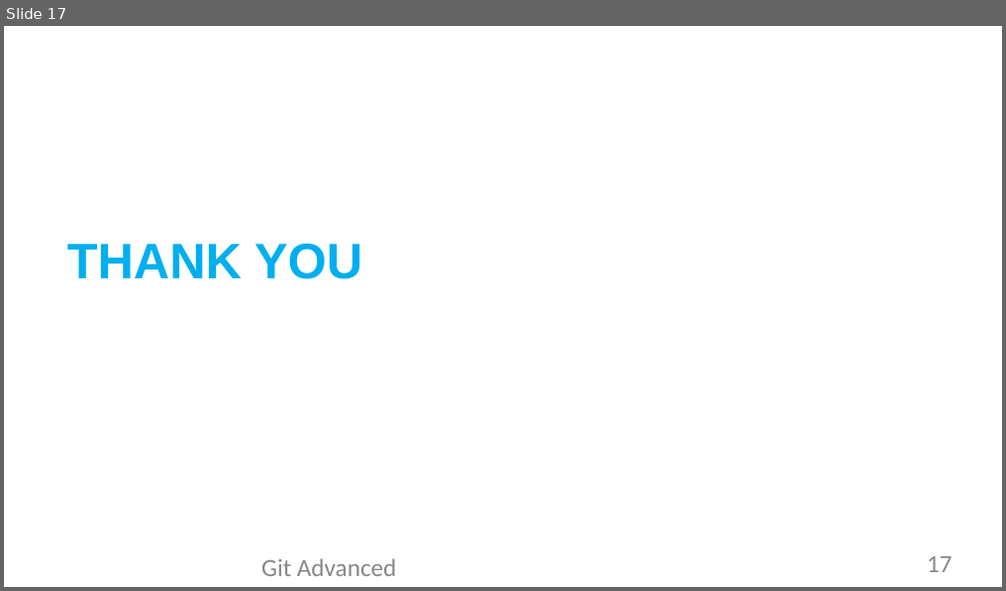
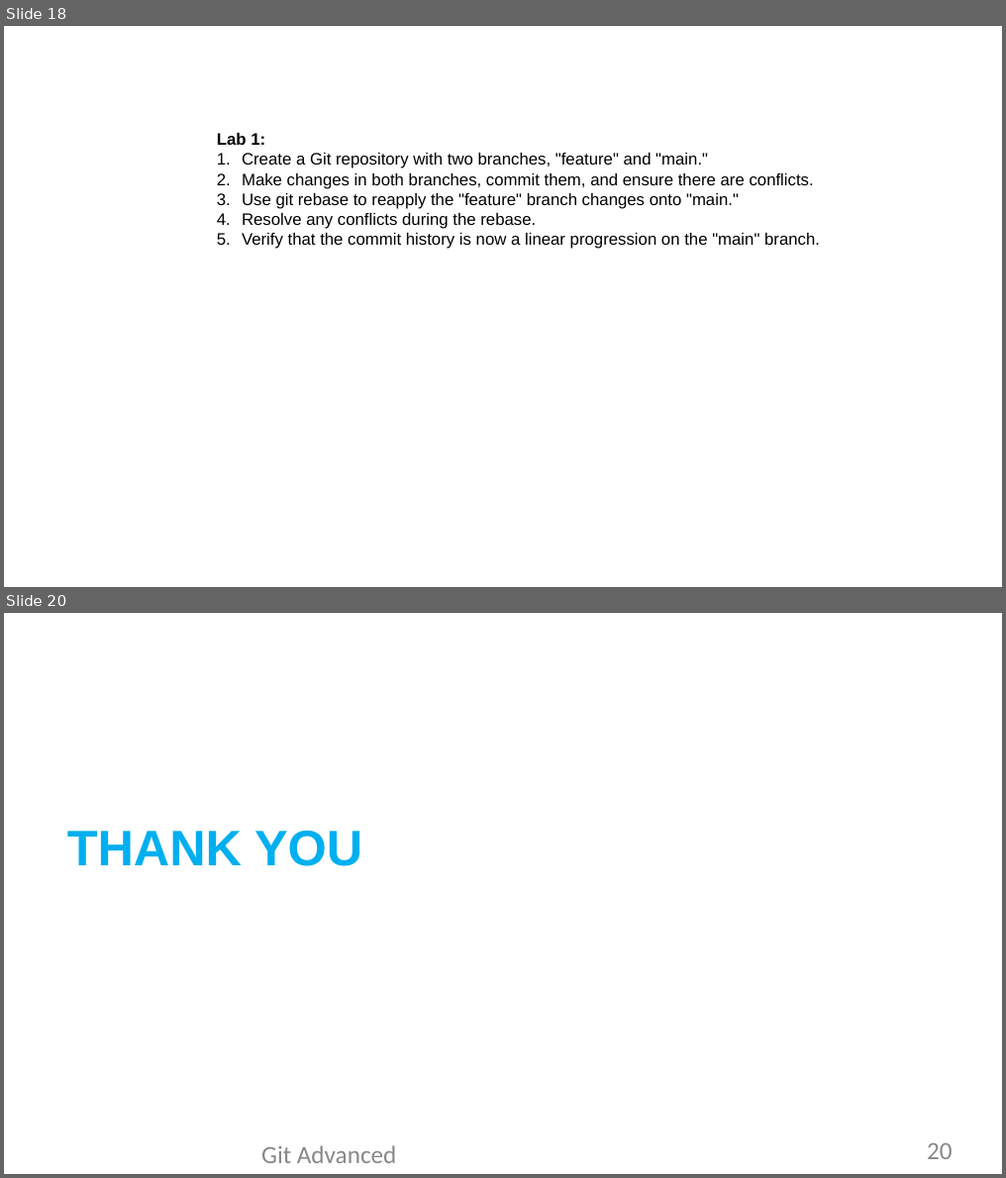
Before and after one commit to yashkumar0042/python, a slide deck: git/sessions/Day3-Session1-gitBasicToAdvanced.pptx. Shown one above the other, each under a label of ours: slide 17 before the commit, slides 18 and 20 after it; the slides between them are not shown. The pictures are 1006x591 and 1006x1178 pixels, drawn with LibreOffice and Linux fonts; fonts in the diff are those of the drawing; background and template pictures are left out. Boxes give left, top, right and bottom in pixels: in the first picture for what was removed or moved away, otherwise in the second. Text is boxed around its words. In the diff, an @@ line names an element or a change of style, - is before the commit and + after.

```diff
--- a/git/sessions/Day3-Session1-gitBasicToAdvanced.pptx
+++ b/git/sessions/Day3-Session1-gitBasicToAdvanced.pptx
@@ slide 18 added at (4,26,1002,587), background picture (left out) @@
@@ text added at (217,133,820,249), 12 pt, text #000000 @@
+Lab 1:
+1. Create a Git repository with two branches, "feature" and "main."
+2. Make changes in both branches, commit them, and ensure there are conflicts.
+3. Use git rebase to reapply the "feature" branch changes onto "main."
+4. Resolve any conflicts during the rebase.
+5. Verify that the commit history is now a linear progression on the "main" branch.
@@ title added at (276,193,349,209), 30 pt, text #FFFFFF, bold @@
+Labs – git rebase
@@ what was slide 17 is now slide 20 @@
@@ page number at (927,1144,952,1159): text changed @@
-17
+20
```
Also in this commit, not shown: 1 slide changed, 3 other slides added, 1 slide removed.
